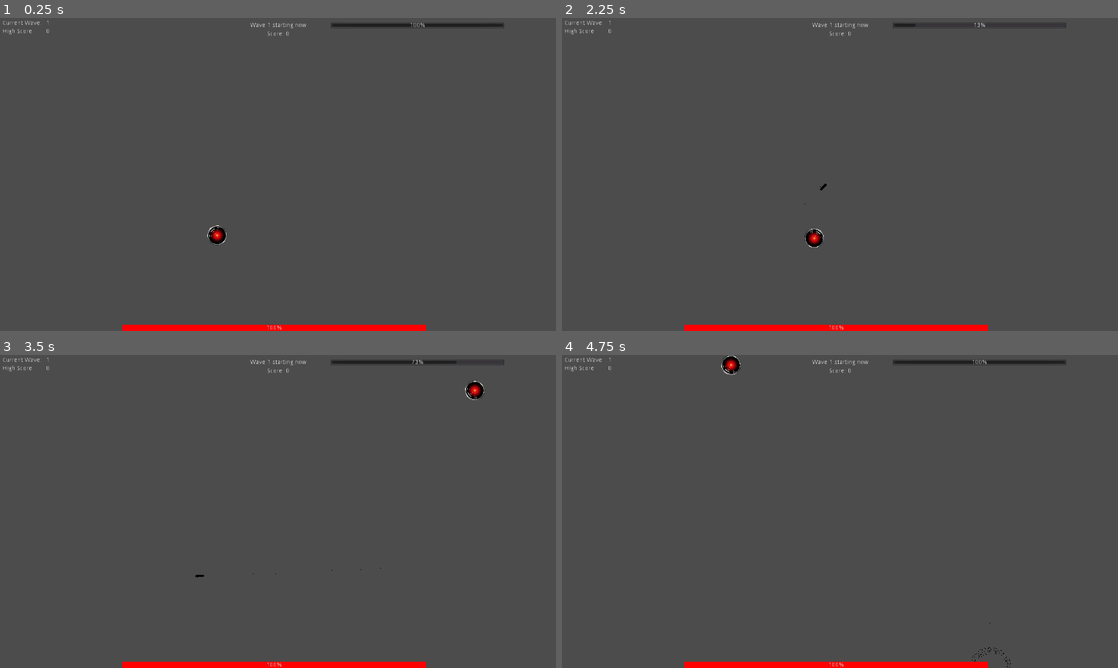
Above: before the commit, frames 1-4 (two rows, left to right).
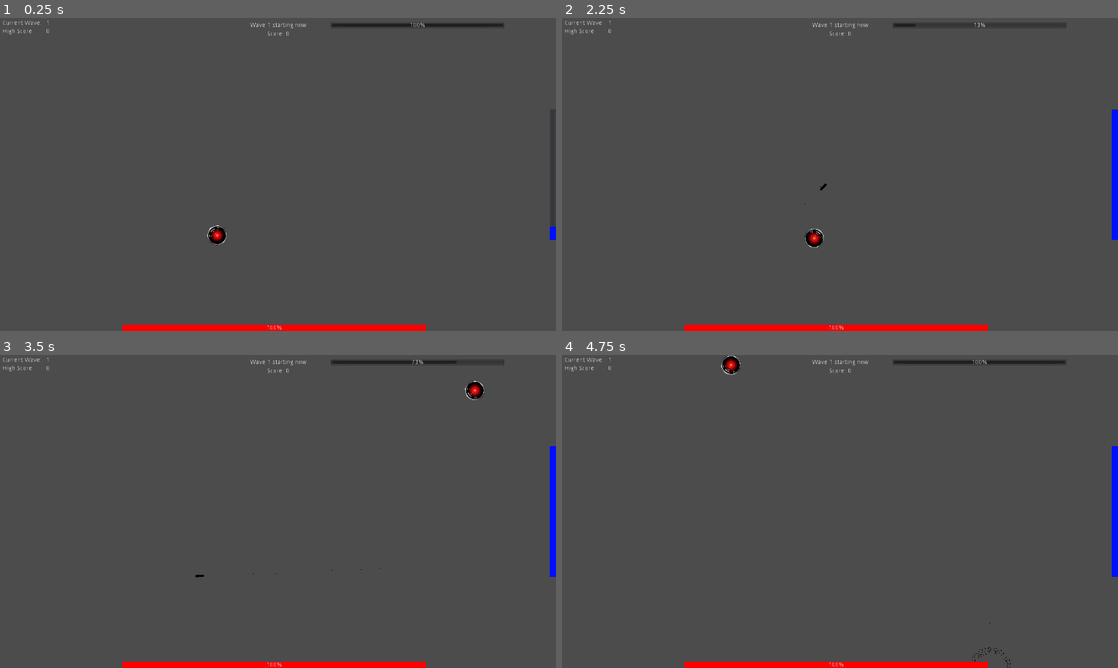
Above: after the commit, the same moments.

Repository: Noviv/BismarkUnchained
Game: Godot game, scene res://scenes/Main/Main.tscn
The game is run twice, just before and just after one commit, with the same random seed, the same clock (stepped at 60 frames per second) and the same inputs. This scene is started directly instead of the project's main scene.
Inputs (mouse positions are in pixels of both pictures, inside the frame that each line leads up to):
- Up to frame 1 (0.25 s): no input
- Up to frame 2 (2.25 s): tap Enter at 0.5, 2 s; move the mouse to (962, 158) at 0.52 s; press the mouse at (962, 158) at 0.53 s; hold D (player_right) 0.53-1.28 s; tap Space at 1.25 s; move the mouse to (728, 190) at 1.27 s; release the mouse at (728, 190) at 1.28 s; hold S (player_down) 1.28-2.03 s; click (728, 190) at 1.35 s; move the mouse to (895, 105) at 2.02 s; press the mouse at (895, 105) at 2.03 s; hold D (player_right) from 2.03 s (still down)
- Up to frame 3 (3.5 s): move the mouse to (250, 574) at 2.77 s; release D (player_right) at 2.78 s; release the mouse at (250, 574) at 2.78 s; hold W (player_up) from 2.78 s (still down); click (250, 574) at 2.85 s
- Up to frame 4 (4.75 s): move the mouse to (1006, 558) at 3.52 s; release W (player_up) at 3.53 s; press the mouse at (1006, 558) at 3.53 s; hold A (player_left) from 3.53 s (still down); move the mouse to (673, 464) at 4.27 s; release the mouse at (673, 464) at 4.28 s; click (673, 464) at 4.35 s

The runs differ from the first frame. In frame 1, less than 0.1% of the frame differs, in the area x 98-100%, y 29-71%; in frame 2, 0.5%; in frame 3, 0.5%; in frame 4, 0.5%.

Commit message:
Add time delta UI on right of screen

Diff:
--- a/BismarkUnchained/scenes/Main/Main.gd
+++ b/BismarkUnchained/scenes/Main/Main.gd
@@ -19,6 +19,7 @@
 		time_delta = min_time_delta
 	if time_delta > 1:
 		time_delta = 1
+	get_node("/root/Main/UI/TimeDelta").value = time_delta * 100
 
 func _process(delta):
 	time_elapsed += delta * time_delta
--- a/BismarkUnchained/scenes/UI/InGameUI.tscn
+++ b/BismarkUnchained/scenes/UI/InGameUI.tscn
@@ -1,9 +1,12 @@
-[gd_scene load_steps=3 format=2]
+[gd_scene load_steps=4 format=2]
 
 [sub_resource type="StyleBoxFlat" id=1]
 bg_color = Color( 1, 0, 0, 1 )
 
 [sub_resource type="StyleBoxLine" id=2]
+
+[sub_resource type="StyleBoxFlat" id=3]
+bg_color = Color( 0, 0.0627451, 1, 1 )
 
 [node name="WaveUI" type="Control"]
 anchor_right = 1.0
@@ -88,3 +91,13 @@
 margin_right = 1160.0
 margin_bottom = 24.0
 value = 100.0
+
+[node name="TimeDelta" type="ProgressBar" parent="."]
+margin_left = 1265.0
+margin_top = 510.0
+margin_right = 1565.0
+margin_bottom = 524.0
+rect_rotation = -90.0
+custom_styles/fg = SubResource( 3 )
+value = 100.0
+percent_visible = false
